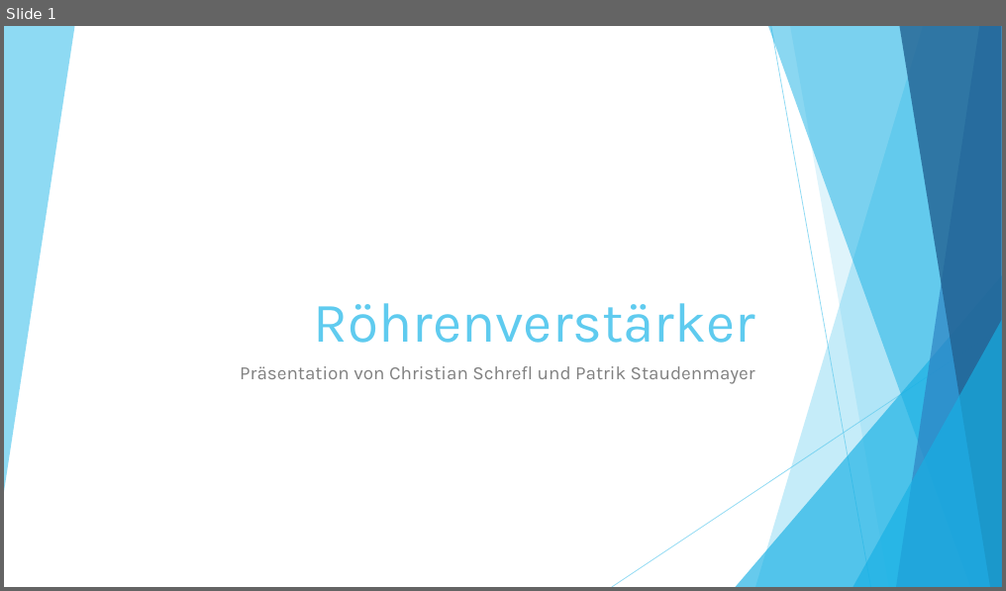
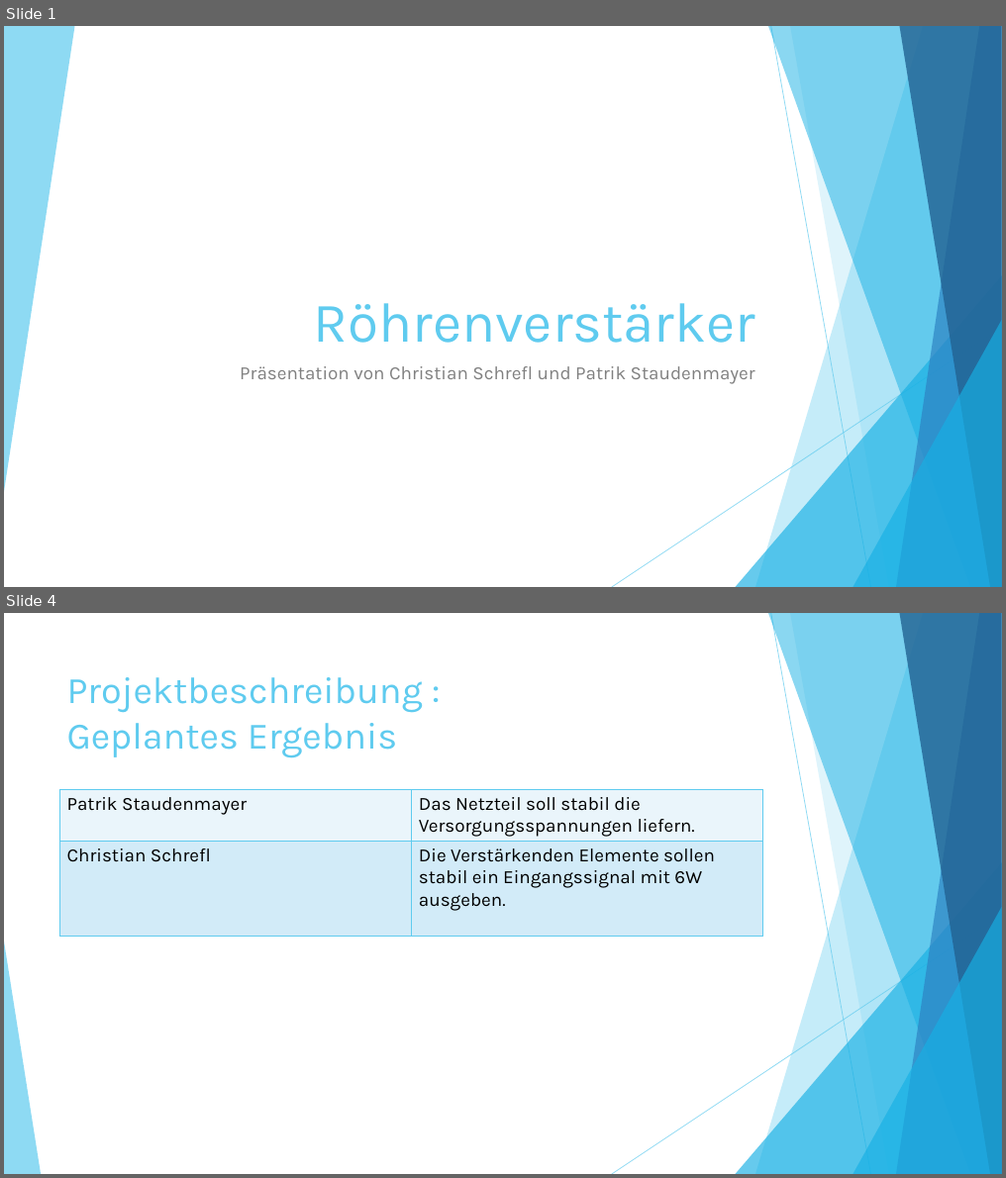
Before and after one commit to Staudi14/tube-amplifier, a slide deck: Präsentation/Röhrenverstärker.pptx. Shown one above the other, each under a label of ours: slide 1 before the commit, slides 1 and 4 after it; the slides between them are not shown. The pictures are 1006x591 and 1006x1178 pixels, drawn with LibreOffice and Linux fonts; fonts in the diff are those of the drawing. Boxes give left, top, right and bottom in pixels: in the first picture for what was removed or moved away, otherwise in the second. Text is boxed around its words. In the diff, an @@ line names an element or a change of style, - is before the commit and + after.

```diff
--- a/Präsentation/Röhrenverstärker.pptx
+++ b/Präsentation/Röhrenverstärker.pptx
@@ slide 4 added at <box>4,613,1002,1174</box>, background #FFFFFF; not listed: 9 template elements that a slide beside it also shows @@
@@ title added at <box>67,677,423,758</box>, 36 pt, text #5FCBEF @@
+Projektbeschreibung :
+Geplantes Ergebnis
@@ table added at <box>59,789,763,940</box>, 2 rows, 2 columns @@
+Patrik Staudenmayer | Das Netzteil soll stabil die Versorgungsspannungen liefern.
+Christian Schrefl | Die Verstärkenden Elemente sollen stabil ein Eingangssignal mit 6W ausgeben.
@@ triangle added at <box>4,942,41,1174</box>, fill #5FCBEF at 70% opacity @@
```
Also in this commit, not shown: 1 slide changed, 10 other slides added, 8 other files.
